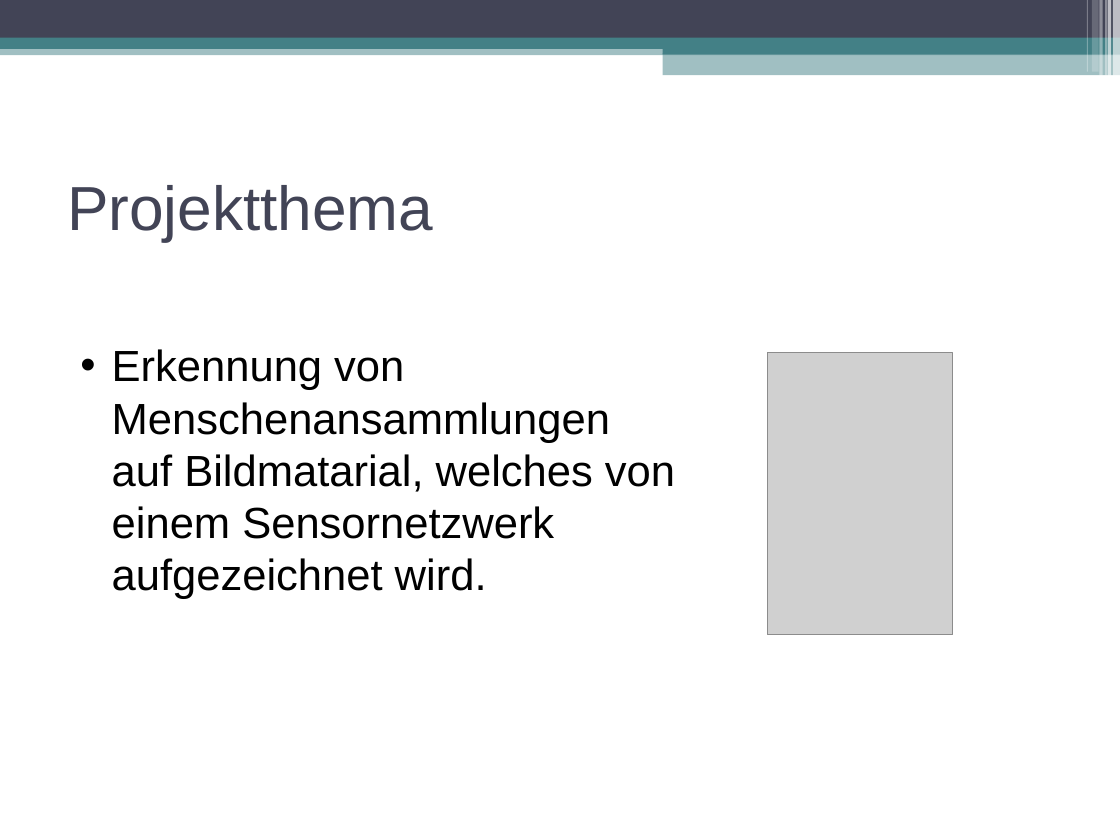
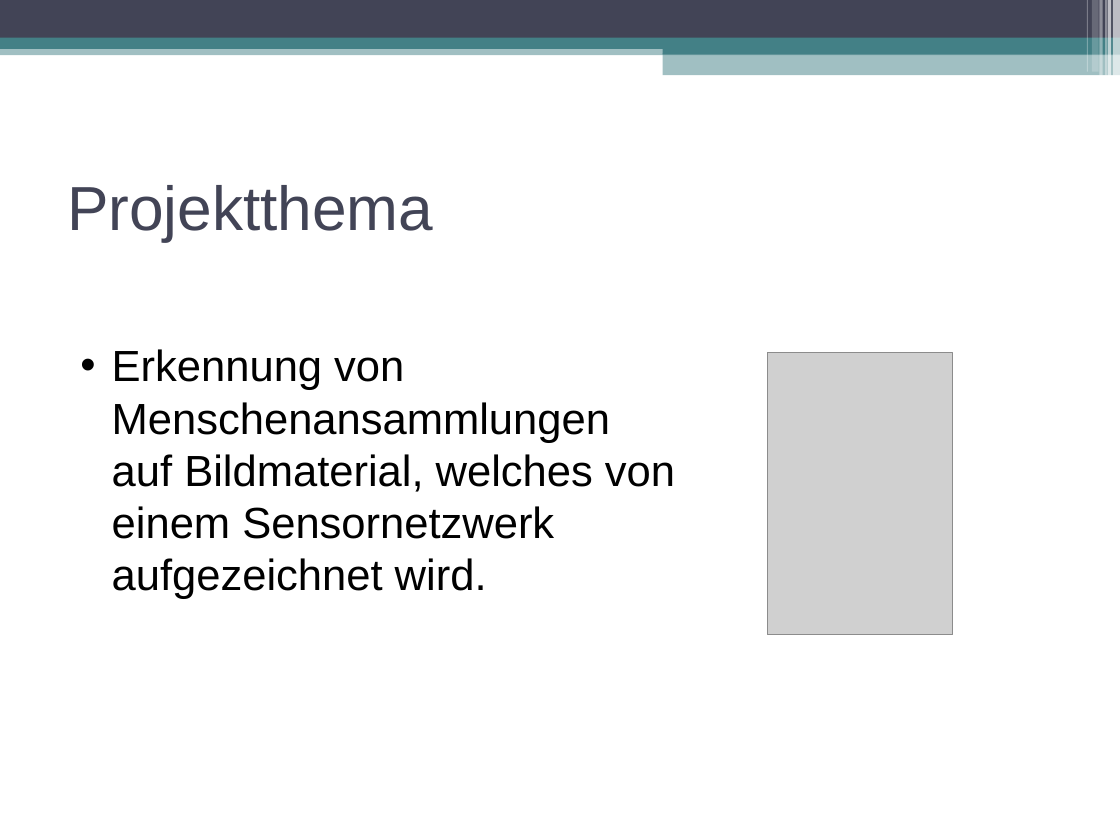
Before and after one commit to swp2013riot/riot-opencv-port, a slide deck: slide 3 of doc/slides/intro_presentation.odp. Drawn at 1120x840 pixels with LibreOffice and Linux fonts; fonts in the diff are those of the drawing; grey boxes stand for pictures. Boxes give left, top, right and bottom in pixels: in the first picture for what was removed or moved away, otherwise in the second. Text is boxed around its words. In the diff, an @@ line names an element or a change of style, - is before the commit and + after.

```diff
--- a/doc/slides/intro_presentation.odp
+++ b/doc/slides/intro_presentation.odp
@@ text at (x1=112, y1=349, x2=675, y2=599): text changed @@
-• Erkennung von Menschenansammlungen auf Bildmatarial, welches von einem Sensornetzwerk aufgezeichnet wird.
+• Erkennung von Menschenansammlungen auf Bildmaterial, welches von einem Sensornetzwerk aufgezeichnet wird.
```
Also in this commit, not shown: 2 other slides changed, 1 slide added, 3 slides removed, 2 other files.
